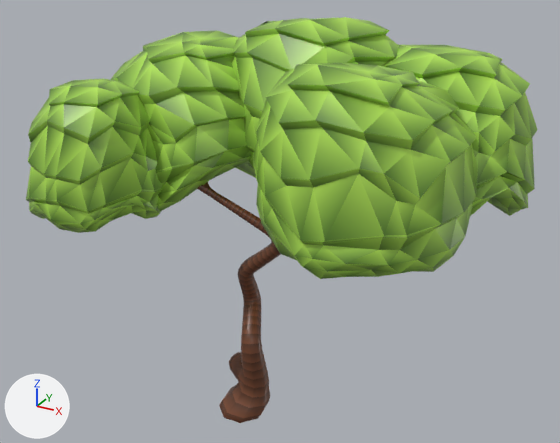
An edit to the FBX model RPG/Assets/Blender RPG/Trees.fbx, drawn before and after from the same camera.
Camera for both pictures: a 50 mm lens placed at (4.7, -7.54, 6.6), pointed at (0.38, 0.31, 2.67). Lighting does not change. The marker at lower left points along +X, +Y and +Z. Where no turn or scale is listed for an object, it has been applied to the vertices.

The first picture shows 'Tree'.
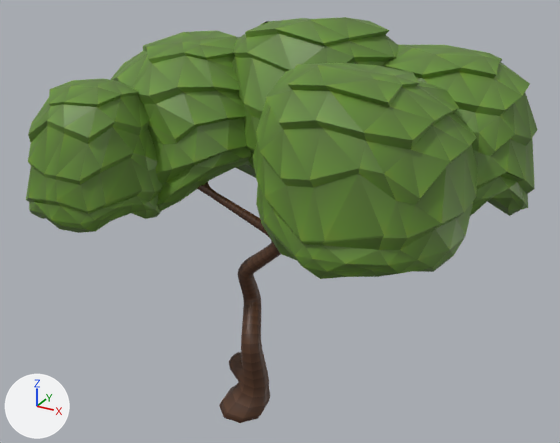
Where the change shows, as pixel boxes (x1, y1, x2, y2) in the pictures (560 x 443 px):
'Tree', recoloured
    both: (26, 17, 538, 423)

The change, as a list of edits to the scene's bpy script:
```text
Add img_palette_png:
    img_palette_png = load_image('Palette.png', 'Materials/Palette.png', 8, 8, 'sRGB')
Add mat_low_poly:
    mat_low_poly = principled_material('Low Poly')
    mat_low_poly.texture = img_palette_png
Change me_icosphere:
    where me_icosphere.from_pydata(...)  # 3117 vertices, 3900 faces; spans x -2.43..3.27, y -1.62..2.14, z -0.11..5.16
    remove me_icosphere.materials.append(mat_material)  # picture img_palette_gradient_png
    add me_icosphere.materials.append(mat_low_poly)  # picture img_palette_png
```
